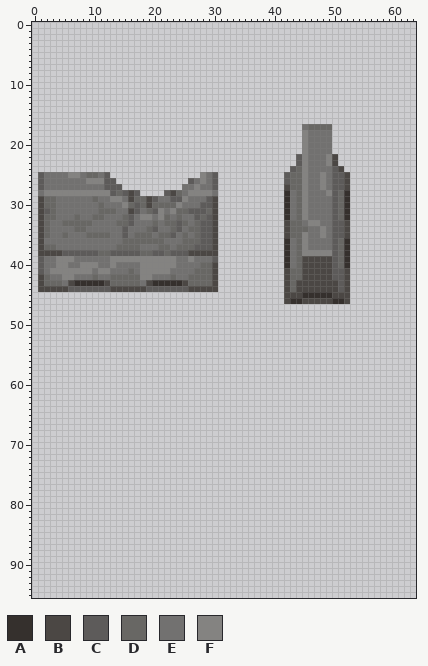
Sprite sheet: Resources/Textures/_Nuclear14/Structures/Decoration/world.rsi/concrete_barrier_3.png. The picture above is the old version.
The file is 64x96 pixels.
Palette (. is transparent): A #35302d  B #4b4744  C #5d5b5a  D #686764  E #727170  F #848381
Pixels before (only the part around the change), first column x 0:
 0 ................................................................
 1 ................................................................
 2 ................................................................
 3 ................................................................
 4 ................................................................
 5 ................................................................
 6 ................................................................
 7 ................................................................
 8 ................................................................
 9 ................................................................
10 ................................................................
11 ................................................................
12 ................................................................
13 ................................................................
14 ................................................................
15 ................................................................
16 ................................................................
17 .............................................EDDDD..............
18 .............................................FEEEE..............
19 .............................................FEEEE..............
20 .............................................FEEEE..............
21 .............................................FEEEE..............
22 ............................................CFEEEFB.............
23 ............................................CFEEEFB.............
24 ...........................................CDFEEEECB............
25 .CEEEEFFEDDEC...............FEC...........CDDFEEFECCB...........
26 .CEEEEEEEFFFCC............CEFEC...........CDDFEEFECCB...........
27 .CEEEEEEEEEECCC..........EEFEEC...........BDDFEEFECCB...........
28 .EFFFFFFFFFFFCDCBC....CBDEFFFFE...........AEDFEEEFCDA...........
29 .BDDEEEEEEDEEFFEBDDBCEECCFEEECB...........AEDFEEEECDA...........
30 .BDDEEEEEEEDEEEFDCDBDDDDFEEECCB...........AEDFEEEECDA...........
31 .BCDEEEEEEEDDDEEBCEDCFEFDDCCCDB...........AEDFEEEECDA...........
32 .BDDEEEDEEDDEEEDCEFFEFDEDEECDCB...........AEDFEEEECDA...........
33 .BDEEDDDDDEEEEDDCEEEDEDDCDEDCCB...........BDDEFFEECCB...........
34 .BDEEEEDDEEEEEECEEEDCEEDCEDDCCB...........BDDDEEFECCB...........
35 .BDEEDEEEDDDDEECEDDDEDDCEDEDCCB...........BDDFEEFECCB...........
36 .BEEEEEEEEEEEEEDDDDDDDEEEDDDCCB...........AEDFEEEECDA...........
37 .BDDEEEEEEEEEEDDDDEEEDDEDDDCCCB...........AEDFEEEECDA...........
38 .BBBBCCCCCCDDCCCCCDDCCDCCCBBBBB...........AEDFFFFFCDA...........
39 .CEEFFFEEEEEEFFFFFFFFFFFEEFEEEC...........AEDBBBBBCDA...........
40 .CEEFFEEFFFEEFEEEEFFFFFFEEEEDDB...........AEDBBBBBCDA...........
41 .CEFFFFFFFEFFEEEDEFFFFFEEEEDDDB...........BDDBBBBBCCB...........
42 .BDEEFFEEEDEEDDDDDFFEEEDEEDDDDB...........BDDBBBBBCCB...........
43 .BDDDEBAAAAABDDDDDEBAAAAABDDDDB...........BDBBBBBBBCB...........
44 .BBBBBCCCCCCCBBBBBBCCCCCCCBBBBB...........BDBBBBBBBCB...........
45 ..........................................BBBAAAAABBB...........
46 ..........................................BAABBBBBAAB...........
47 ................................................................
48 ................................................................
49 ................................................................
50 ................................................................
51 ................................................................
52 ................................................................
53 ................................................................
54 ................................................................
55 ................................................................
56 ................................................................
57 ................................................................
58 ................................................................
59 ................................................................
60 ................................................................
61 ................................................................
62 ................................................................
63 ................................................................
64 ................................................................
65 ................................................................
66 ................................................................
67 ................................................................
68 ................................................................
69 ................................................................
70 ................................................................
71 ................................................................
72 ................................................................
73 ................................................................
74 ................................................................
75 ................................................................
76 ................................................................
77 ................................................................
78 ................................................................
79 ................................................................
80 ................................................................
81 ................................................................
82 ................................................................
83 ................................................................
84 ................................................................
85 ................................................................
86 ................................................................
87 ................................................................
88 ................................................................
89 ................................................................
90 ................................................................
91 ................................................................
92 ................................................................
93 ................................................................
94 ................................................................
95 ................................................................
The result:
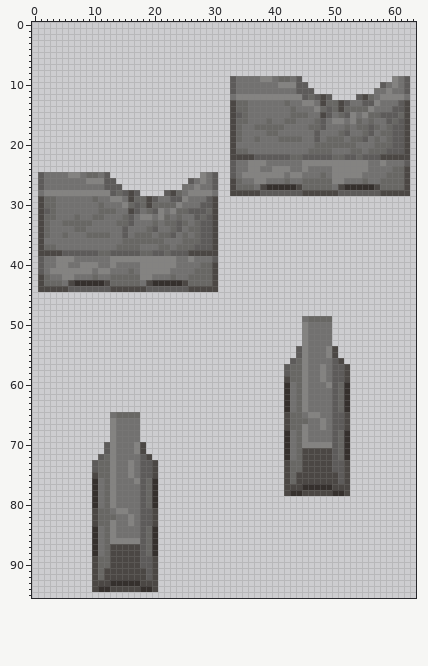
What changed:
Changed rows in their new state; - is an unchanged pixel.
first column x 10:
 9 -----------------------CEEEEFFEDDEC---------------FEC
10 -----------------------CEEEEEEEFFFCC------------CEFEC
11 -----------------------CEEEEEEEEEECCC----------EEFEEC
12 -----------------------EFFFFFFFFFFFCDCBC----CBDEFFFFE
13 -----------------------BDDEEEEEEDEEFFEBDDBCEECCFEEECB
14 -----------------------BDDEEEEEEEDEEEFDCDBDDDDFEEECCB
15 -----------------------BCDEEEEEEEDDDEEBCEDCFEFDDCCCDB
16 -----------------------BDDEEEDEEDDEEEDCEFFEFDEDEECDCB
17 -----------------------BDEEDDDDDEEE---CEEEDEDDCDEDCCB
18 -----------------------BDEEEEDDEEEEE-C--EDCEEDCEDDCCB
19 -----------------------BDEEDEEEDDDDE-C-DDDEDDCEDEDCCB
20 -----------------------BEEEEEEEEEEEE-DDDDDDDEEEDDDCCB
21 -----------------------BDDEEEEEEEEEEDDDDEEEDDEDDDCCCB
22 -----------------------BBBBCCCCCCDDCCCCCDDCCDCCCBBBBB
23 -----------------------CEEFFFEEEEEE-FFF-FFFFFFEEFEEEC
24 -----------------------CEEFFEEFFFEE-----FFFFFFEEEEDDB
25 -----------------------CEFFFFFFFEFFE--D-FFFFFEEEEDDDB
26 -----------------------BDEEFFEEEDEEDDDDDFFEEEDEEDDDDB
27 -----------------------BDDDEBAAAAABDDDDDEBAAAAABDDDDB
28 -----------------------BBBBBCCCCCCCBBBBBBCCCCCCCBBBBB
29 --------------------------------...........----------
30 --------------------------------...........----------
31 --------------------------------...........----------
32 --------------------------------...........----------
33 --------------------------------...........----------
34 --------------------------------...........----------
35 --------------------------------...........----------
36 --------------------------------...........----------
37 --------------------------------...........----------
38 --------------------------------...........----------
39 --------------------------------...........----------
40 --------------------------------...........----------
41 --------------------------------...........----------
42 --------------------------------...........----------
43 --------------------------------...........----------
44 --------------------------------...........----------
45 --------------------------------...........----------
46 --------------------------------...........----------
49 -----------------------------------EDDDD-------------
50 -----------------------------------FEEEE-------------
51 -----------------------------------FEEEE-------------
52 -----------------------------------FEEEE-------------
53 -----------------------------------FEEEE-------------
54 ----------------------------------CFEEEFB------------
55 ----------------------------------CFEEEFB------------
56 ---------------------------------CDFEEEECB-----------
57 --------------------------------CDDFEEFECCB----------
58 --------------------------------CDDFEEFECCB----------
59 --------------------------------BDDFEEFECCB----------
60 --------------------------------AEDFEEEFCDA----------
61 --------------------------------AEDFEEEECDA----------
62 --------------------------------AEDFEEEECDA----------
63 --------------------------------AEDFEEEECDA----------
64 --------------------------------AEDFEEEECDA----------
65 ---EDDDD------------------------BDDEFFEECCB----------
66 ---FEEEE------------------------BDDDEEFECCB----------
67 ---FEEEE------------------------BDDFEEFECCB----------
68 ---FEEEE------------------------AEDFEEEECDA----------
69 ---FEEEE------------------------AEDFEEEECDA----------
70 --CFEEEFB-----------------------AEDFFFFFCDA----------
71 --CFEEEFB-----------------------AEDBBBBBCDA----------
72 -CDFEEEECB----------------------AEDBBBBBCDA----------
73 CDDFEEFECCB---------------------BDDBBBBBCCB----------
74 CDDFEEFECCB---------------------BDDBBBBBCCB----------
75 BDDFEEFECCB---------------------BDBBBBBBBCB----------
76 AEDFEEEFCDA---------------------BDBBBBBBBCB----------
77 AEDFEEEECDA---------------------BBBAAAAABBB----------
78 AEDFEEEECDA---------------------BAABBBBBAAB----------
79 AEDFEEEECDA------------------------------------------
80 AEDFEEEECDA------------------------------------------
81 BDDEFFEECCB------------------------------------------
82 BDDDEEFECCB------------------------------------------
83 BDDFEEFECCB------------------------------------------
84 AEDFEEEECDA------------------------------------------
85 AEDFEEEECDA------------------------------------------
86 AEDFFFFFCDA------------------------------------------
87 AEDBBBBBCDA------------------------------------------
88 AEDBBBBBCDA------------------------------------------
89 BDDBBBBBCCB------------------------------------------
90 BDDBBBBBCCB------------------------------------------
91 BDBBBBBBBCB------------------------------------------
92 BDBBBBBBBCB------------------------------------------
93 BBBAAAAABBB------------------------------------------
94 BAABBBBBAAB------------------------------------------
Boxes around the changes in both pictures, in picture pixels (x1, y1, x2, y2):
changed: (230, 76, 410, 496)
added: (92, 412, 158, 592)
